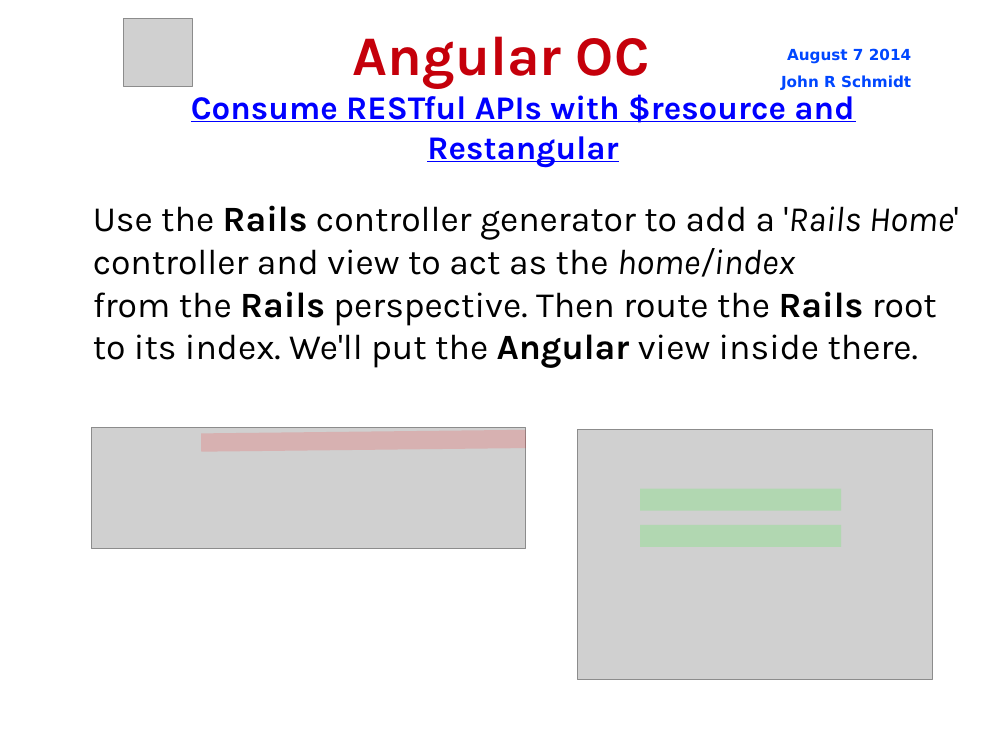
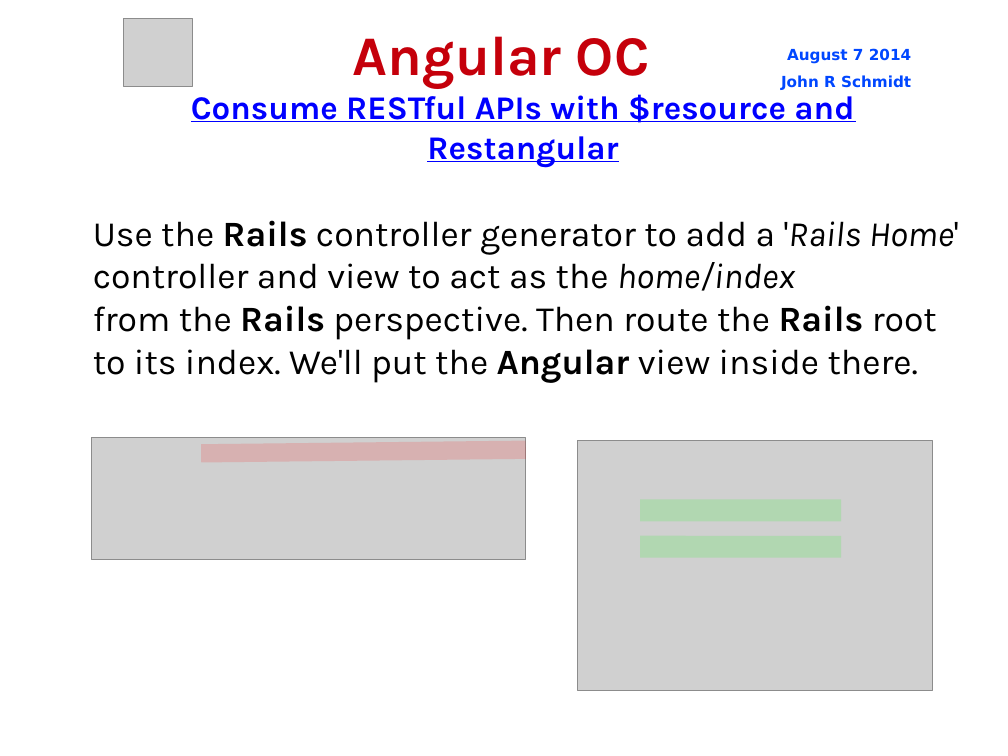
Before and after one commit to jrschmidt/fifa-angular-rest-demo, a slide deck: slide 14 of fifa.odp. Drawn at 1008x756 pixels with LibreOffice and Linux fonts; fonts in the diff are those of the drawing; grey boxes stand for pictures; background and template pictures are left out. Boxes give left, top, right and bottom in pixels: in the first picture for what was removed or moved away, otherwise in the second. Text is boxed around its words. In the diff, an @@ line names an element or a change of style, - is before the commit and + after.

```diff
--- a/fifa.odp
+++ b/fifa.odp
@@ subtitle "Use the Rails controller generator ...": place and size @@
-subtitle "Use the Rails controller generator ..." at <box>93,205,959,368</box>
+subtitle "Use the Rails controller generator ..." at <box>93,220,959,383</box>
@@ 3 lines, 2 pictures: place and size @@
-3 lines, 2 pictures at <box>91,427,933,680</box>
+3 lines, 2 pictures at <box>91,438,933,691</box>
```
Also in this commit, not shown: 13 other slides changed, 5 slides added.
